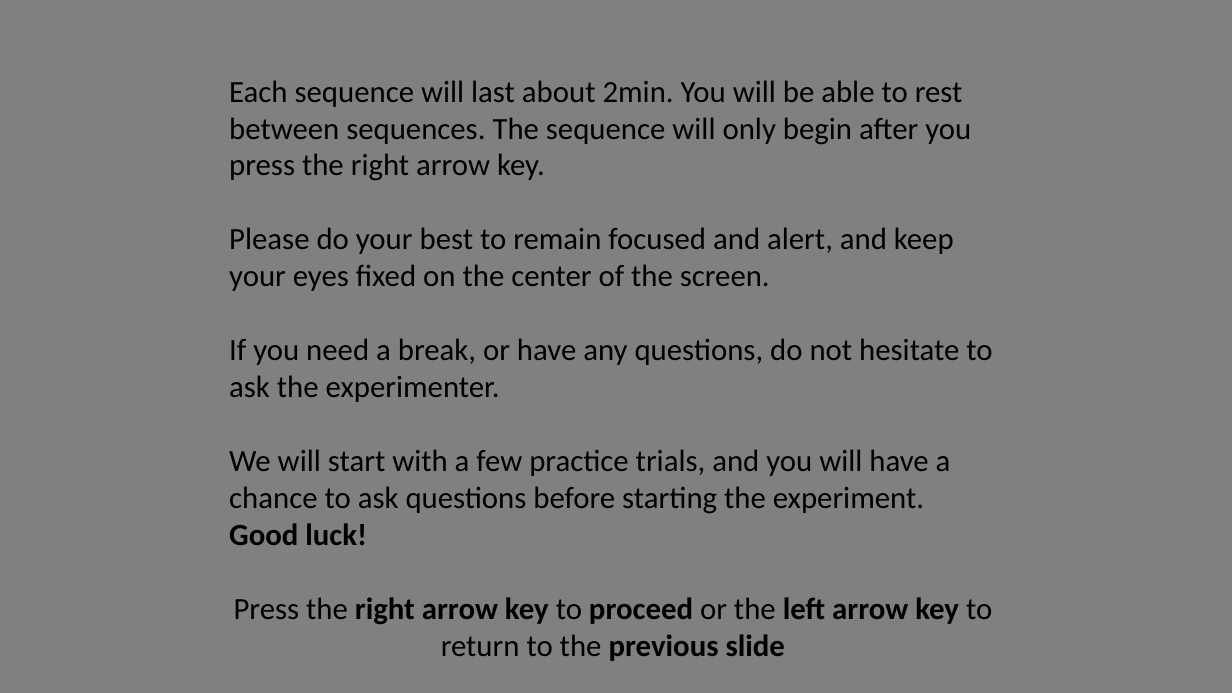
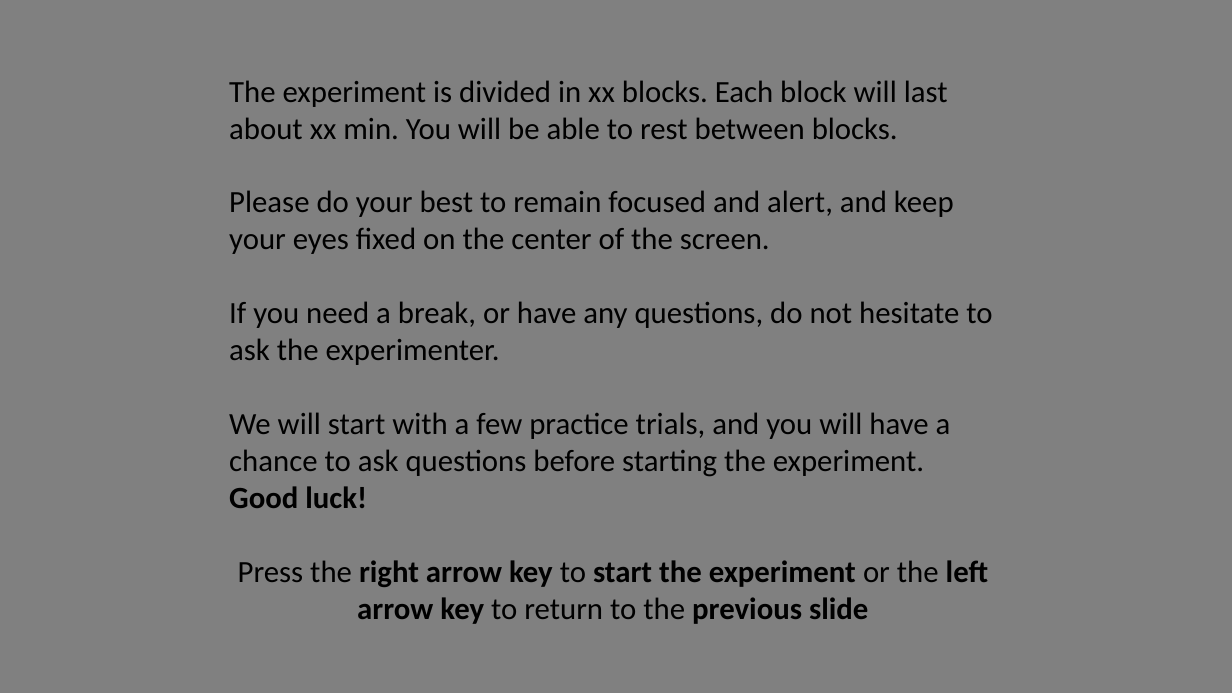
Before and after one commit to michaengeser/pep_wp4, a slide deck: slide 8 of instructions/Instructions.pptx (slide 9 before the commit). Drawn at 1232x693 pixels with LibreOffice and Linux fonts; fonts in the diff are those of the drawing. Boxes give left, top, right and bottom in pixels: in the first picture for what was removed or moved away, otherwise in the second. Text is boxed around its words. In the diff, an @@ line names an element or a change of style, - is before the commit and + after.

```diff
--- a/instructions/Instructions.pptx
+++ b/instructions/Instructions.pptx
@@ text at (229,80,948,139): text changed @@
-Each sequence will last about 2min. You will be able to rest between sequences. The sequence will only begin after you press the right arrow key.
+The experiment is divided in xx blocks. Each block will last about xx min. You will be able to rest between blocks.
@@ text at (238,560,988,624): text changed @@
-Press the right arrow key to proceed or the left arrow key to return to the previous slide
+Press the right arrow key to start the experiment or the left arrow key to return to the previous slide
```
Also in this commit, not shown: 1 other slide changed, 4 slides added, 7 slides removed, 14 other files.
